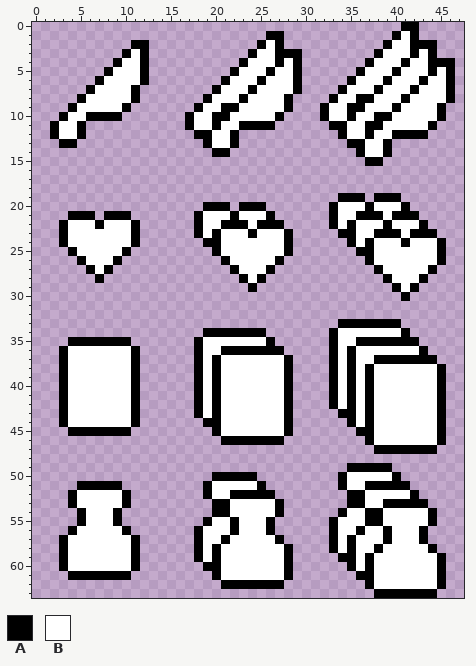
Two states of a pixel-art sprite, data/icons.png. The picture above is the old version.
The file is 48x64 pixels.
Palette (. is transparent): A #000000  B #ffffff
Pixels before (only the part around the change), first column x 0:
 0 .........................................AA.....
 1 ..........................AA............ABA.....
 2 ...........AA............ABA...........ABBAAA...
 3 ..........ABA...........ABBAAA........ABBBABA...
 4 .........ABBA..........ABBBABA.......ABBBABBAAA.
 5 ........ABBBA.........ABBBABBA......ABBBABBBABA.
 6 .......ABBBBA........ABBBABBBA.....ABBBABBBABBA.
 7 ......ABBBBA........ABBBABBBBA....ABBBABBBABBBA.
 8 .....ABBBBBA.......ABBBABBBBA....ABBAABBBABBBBA.
 9 ....ABBBBBA.......ABBAABBBBBA...ABBAABBBABBBBA..
10 ...ABBAAAA.......ABBAABBBBBA....ABBABBAABBBBBA..
11 ..ABBA...........ABBABBAAAA......AABBAABBBBBA...
12 ..ABBA............AABBA...........ABBABBAAAA....
13 ...AA..............ABBA............AABBA........
14 ....................AA..............ABBA........
15 .....................................AA.........
16 ................................................
17 ................................................
18 ................................................
19 ..................................AAA.AAA.......
20 ...................AAA.AAA.......ABBBABBBA......
21 ....AAA.AAA.......ABBBABBBA......ABBAAABAAA.....
22 ...ABBBABBBA......ABBAAABAAA.....ABABBBABBBA....
23 ...ABBBBBBBA......ABABBBABBBA.....AABBAAABAAA...
24 ...ABBBBBBBA.......AABBBBBBBA......ABABBBABBBA..
25 ....ABBBBBA.........ABBBBBBBA.......AABBBBBBBA..
26 .....ABBBA...........ABBBBBA.........ABBBBBBBA..
27 ......ABA.............ABBBA...........ABBBBBA...
28 .......A...............ABA.............ABBBA....
29 ........................A...............ABA.....
30 .........................................A......
31 ................................................
32 ................................................
33 ..................................AAAAAAA.......
34 ...................AAAAAAA.......ABBBBBBBA......
35 ....AAAAAAA.......ABBBBBBBA......ABBAAAAAAA.....
36 ...ABBBBBBBA......ABBAAAAAAA.....ABABBBBBBBA....
37 ...ABBBBBBBA......ABABBBBBBBA....ABABBAAAAAAA...
38 ...ABBBBBBBA......ABABBBBBBBA....ABABABBBBBBBA..
39 ...ABBBBBBBA......ABABBBBBBBA....ABABABBBBBBBA..
40 ...ABBBBBBBA......ABABBBBBBBA....ABABABBBBBBBA..
41 ...ABBBBBBBA......ABABBBBBBBA....ABABABBBBBBBA..
42 ...ABBBBBBBA......ABABBBBBBBA....ABABABBBBBBBA..
43 ...ABBBBBBBA......ABABBBBBBBA.....AABABBBBBBBA..
44 ...ABBBBBBBA.......AABBBBBBBA......ABABBBBBBBA..
45 ....AAAAAAA.........ABBBBBBBA.......AABBBBBBBA..
46 .....................AAAAAAA.........ABBBBBBBA..
47 ......................................AAAAAAA...
48 ................................................
49 ...................................AAAAA........
50 ....................AAAAA.........ABBBBBA.......
51 .....AAAAA.........ABBBBBA........ABBAAAAA......
52 ....ABBBBBA........ABBAAAAA........AABBBBBA.....
53 ....ABBBBBA.........AABBBBBA.......AABBAAAAA....
54 .....ABBBA..........AABBBBBA......ABBAABBBBBA...
55 .....ABBBA.........ABBABBBA......ABBBAABBBBBA...
56 ....ABBBBBA.......ABBBABBBA......ABBABBABBBA....
57 ...ABBBBBBBA......ABBABBBBBA.....ABABBBABBBA....
58 ...ABBBBBBBA......ABABBBBBBBA....ABABBABBBBBA...
59 ...ABBBBBBBA......ABABBBBBBBA.....AABABBBBBBBA..
60 ...ABBBBBBBA.......AABBBBBBBA......ABABBBBBBBA..
61 ....AAAAAAA.........ABBBBBBBA.......AABBBBBBBA..
62 .....................AAAAAAA.........ABBBBBBBA..
63 ......................................AAAAAAA...
The same view after the edit:
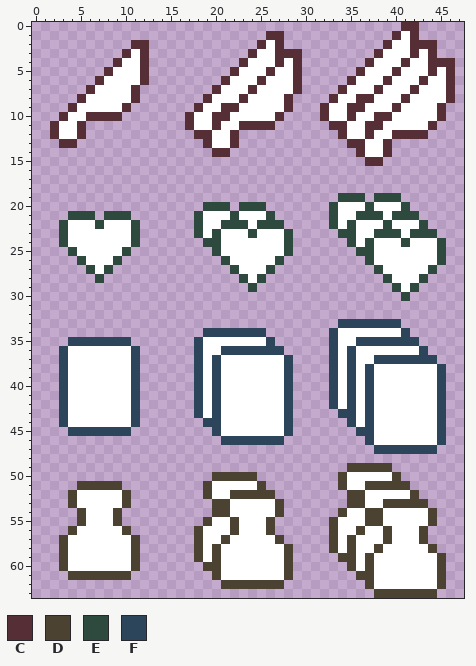
Colours new in this view: C #562f36  D #4b4231  E #2e493d  F #2c455b
Commit message: colored the card icons
From old to new:
Changed rows in their new state; - is an unchanged pixel.
first column x 2:
 0 ---------------------------------------CC----
 1 ------------------------CC------------C-C----
 2 ---------CC------------C-C-----------C--CCC--
 3 --------C-C-----------C--CCC--------C---C-C--
 4 -------C--C----------C---C-C-------C---C--CCC
 5 ------C---C---------C---C--C------C---C---C-C
 6 -----C----C--------C---C---C-----C---C---C--C
 7 ----C----C--------C---C----C----C---C---C---C
 8 ---C-----C-------C---C----C----C--CC---C----C
 9 --C-----C-------C--CC-----C---C--CC---C----C-
10 -C--CCCC-------C--CC-----C----C--C--CC-----C-
11 C--C-----------C--C--CCCC------CC--CC-----C--
12 C--C------------CC--C-----------C--C--CCCC---
13 -CC--------------C--C------------CC--C-------
14 ------------------CC--------------C--C-------
15 -----------------------------------CC--------
first column x 3:
19 -------------------------------EEE-EEE-----
20 ----------------EEE-EEE-------E---E---E----
21 -EEE-EEE-------E---E---E------E--EEE-EEE---
22 E---E---E------E--EEE-EEE-----E-E---E---E--
23 E-------E------E-E---E---E-----EE--EEE-EEE-
24 E-------E-------EE-------E------E-E---E---E
25 -E-----E---------E-------E-------EE-------E
26 --E---E-----------E-----E---------E-------E
27 ---E-E-------------E---E-----------E-----E-
28 ----E---------------E-E-------------E---E--
29 ---------------------E---------------E-E---
30 --------------------------------------E----
33 -------------------------------FFFFFFF-----
34 ----------------FFFFFFF-------F-------F----
35 -FFFFFFF-------F-------F------F--FFFFFFF---
36 F-------F------F--FFFFFFF-----F-F-------F--
37 F-------F------F-F-------F----F-F--FFFFFFF-
38 F-------F------F-F-------F----F-F-F-------F
39 F-------F------F-F-------F----F-F-F-------F
40 F-------F------F-F-------F----F-F-F-------F
41 F-------F------F-F-------F----F-F-F-------F
42 F-------F------F-F-------F----F-F-F-------F
43 F-------F------F-F-------F-----FF-F-------F
44 F-------F-------FF-------F------F-F-------F
45 -FFFFFFF---------F-------F-------FF-------F
46 ------------------FFFFFFF---------F-------F
47 -----------------------------------FFFFFFF-
49 --------------------------------DDDDD------
50 -----------------DDDDD---------D-----D-----
51 --DDDDD---------D-----D--------D--DDDDD----
52 -D-----D--------D--DDDDD--------DD-----D---
53 -D-----D---------DD-----D-------DD--DDDDD--
54 --D---D----------DD-----D------D--DD-----D-
55 --D---D---------D--D---D------D---DD-----D-
56 -D-----D-------D---D---D------D--D--D---D--
57 D-------D------D--D-----D-----D-D---D---D--
58 D-------D------D-D-------D----D-D--D-----D-
59 D-------D------D-D-------D-----DD-D-------D
60 D-------D-------DD-------D------D-D-------D
61 -DDDDDDD---------D-------D-------DD-------D
62 ------------------DDDDDDD---------D-------D
63 -----------------------------------DDDDDDD-
Changed places in both pictures, as pixel boxes (x1, y1, x2, y2):
changed: (50, 22, 455, 598)
